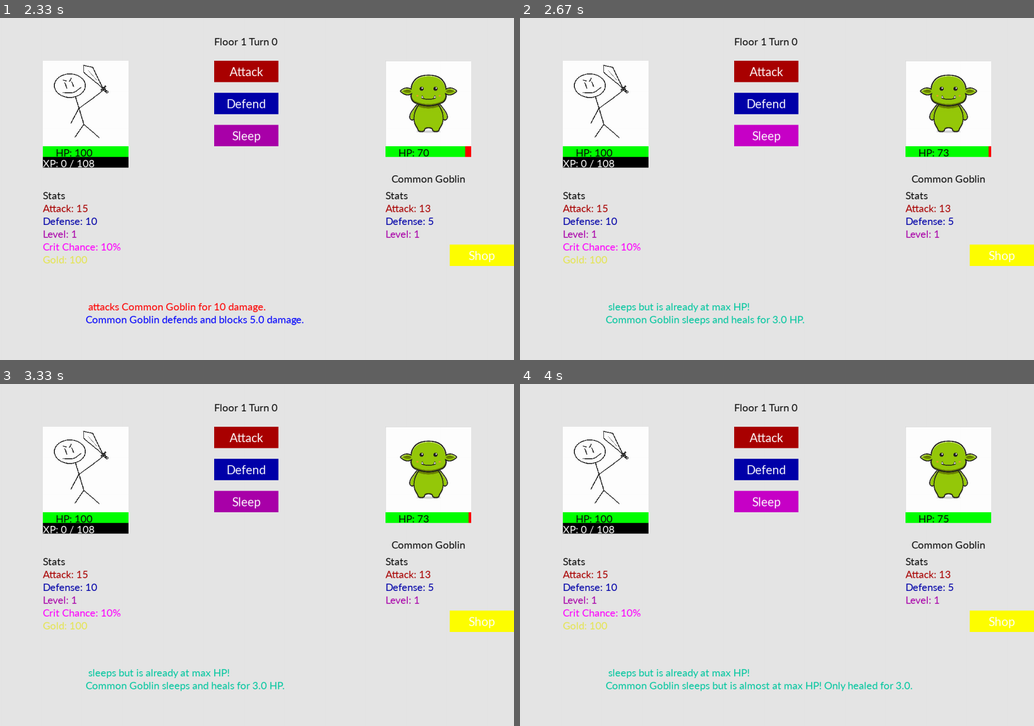
Above: before the commit, frames 1-4 (two rows, left to right).
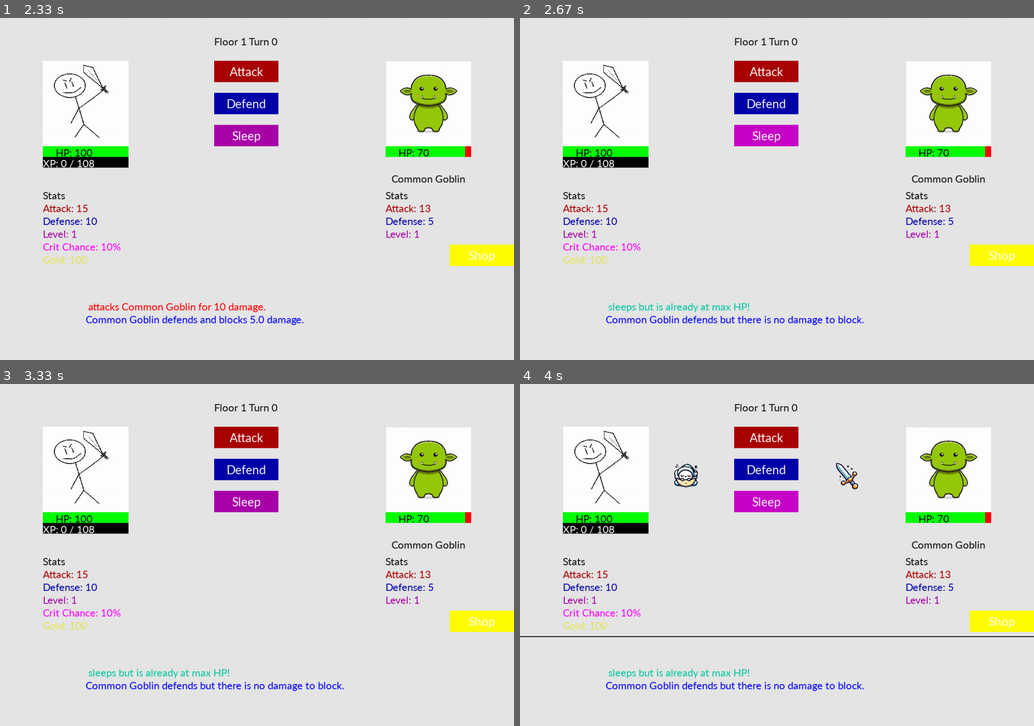
Above: after the commit, the same moments.

Repository: Krybto1/EBBS
Game: pygame game, started from pygame/pygame_ver.py
Same seed, same stepped clock (60 frames per second), same inputs: the game is played once before the commit and once after it.
Inputs (mouse positions are in pixels of both pictures, inside the frame that each line leads up to):
- Up to frame 1 (2.33 s): click "Enter" at 0.38 s; click "Sleep" at 0.72 s; click (97, 137) at 1.05 s; click (318, 219) at 1.38 s; click (267, 72) at 1.72 s; click (262, 223) at 2.07 s
- Up to frame 2 (2.67 s): click "Sleep" at 2.38 s
- Up to frame 3 (3.33 s): click (174, 442) at 2.72 s; click (390, 524) at 3.05 s
- Up to frame 4 (4 s): click (962, 527) at 3.38 s; click "Sleep" at 3.72 s

Frame 1 is identical in both runs. In frame 2, 0.7% of the frame differs, in the area x 16-92%, y 37-90%; in frame 3, 0.7%; in frame 4, 1.7%, in the area x 0-100%, y 13-90%.

Commit message:
structure fix

Diff:
--- a/pygame/pygame_ver.py
+++ b/pygame/pygame_ver.py
@@ -38,6 +38,7 @@
                 color = color_active if active else color_inactive
                 if Enter_Button.is_clicked(event):
                     done = True
+                    return text
             if event.type == pygame.KEYDOWN:
                 if active:
                     if event.key == pygame.K_RETURN:
@@ -62,9 +63,7 @@
 
     return text
 
-CharName = pregame_screen()
-Knight1 = Knight(CharName, 100, 15, 10, 1, 0.01, 10, 100, 1)
-Boss1 = Boss(f"{misc2.rarity_tiers[0]} {'Goblin'}", 75, 13, 5, 1)
+
 
 def shake_image(screen, image, position, shake_intensity, shake_duration, bg_color):
     end_time = time.time() + shake_duration
@@ -122,9 +121,11 @@
 
 
 def main():
+    CharName = pregame_screen()
+    Knight1 = Knight(CharName, 100, 15, 10, 1, 0.01, 10, 100, 1)
+    Boss1 = Boss(f"{misc2.rarity_tiers[0]} {'Goblin'}", 75, 13, 5, 1)
     pygame.init()
     action_message = ""
-    pregame_screen = pygame.display.set_mode((1200, 800))
     screen = pygame.display.set_mode((1200, 800))
     shop_screen = pygame.display.set_mode((1200, 800))
     pygame.display.set_caption("Epic Boss Battle Simulator")
